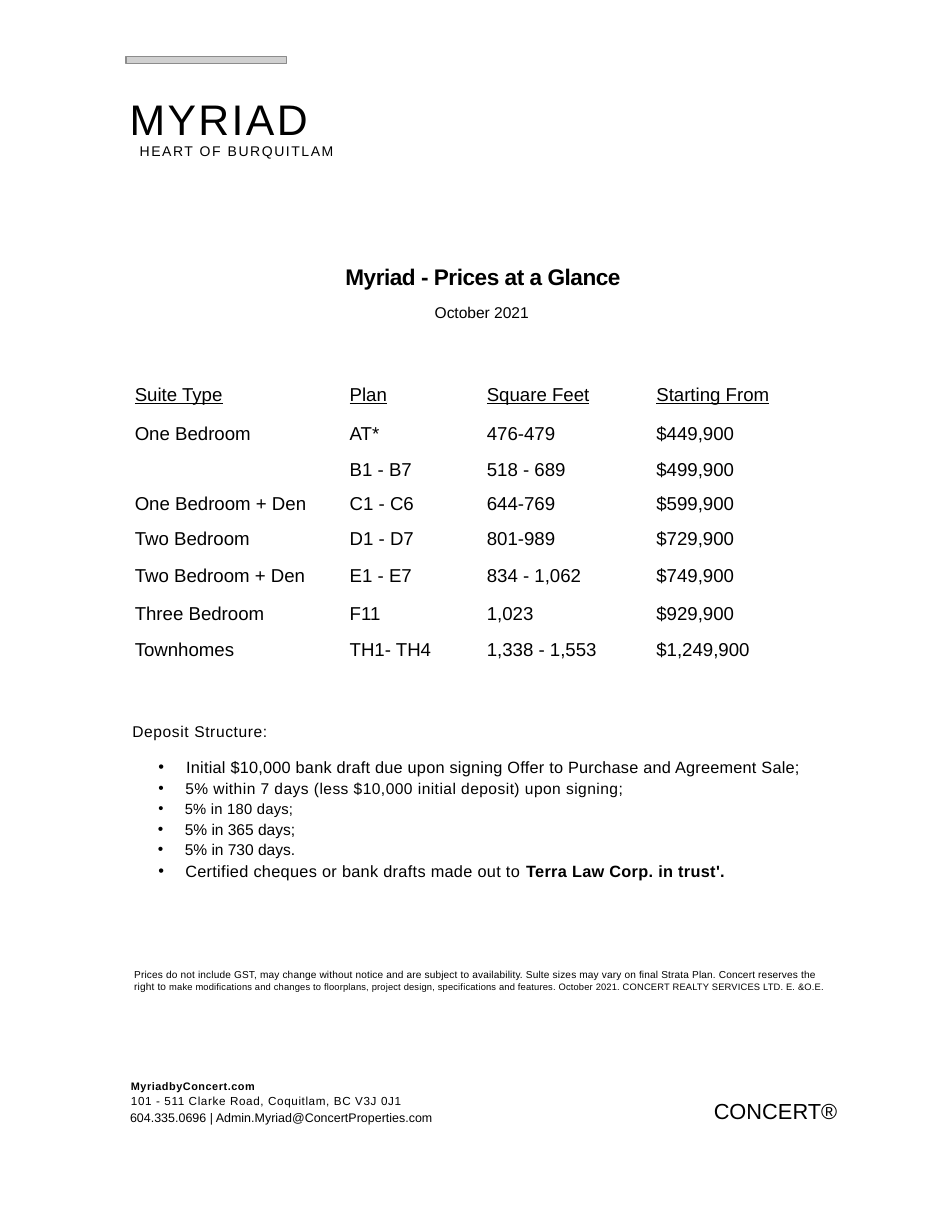
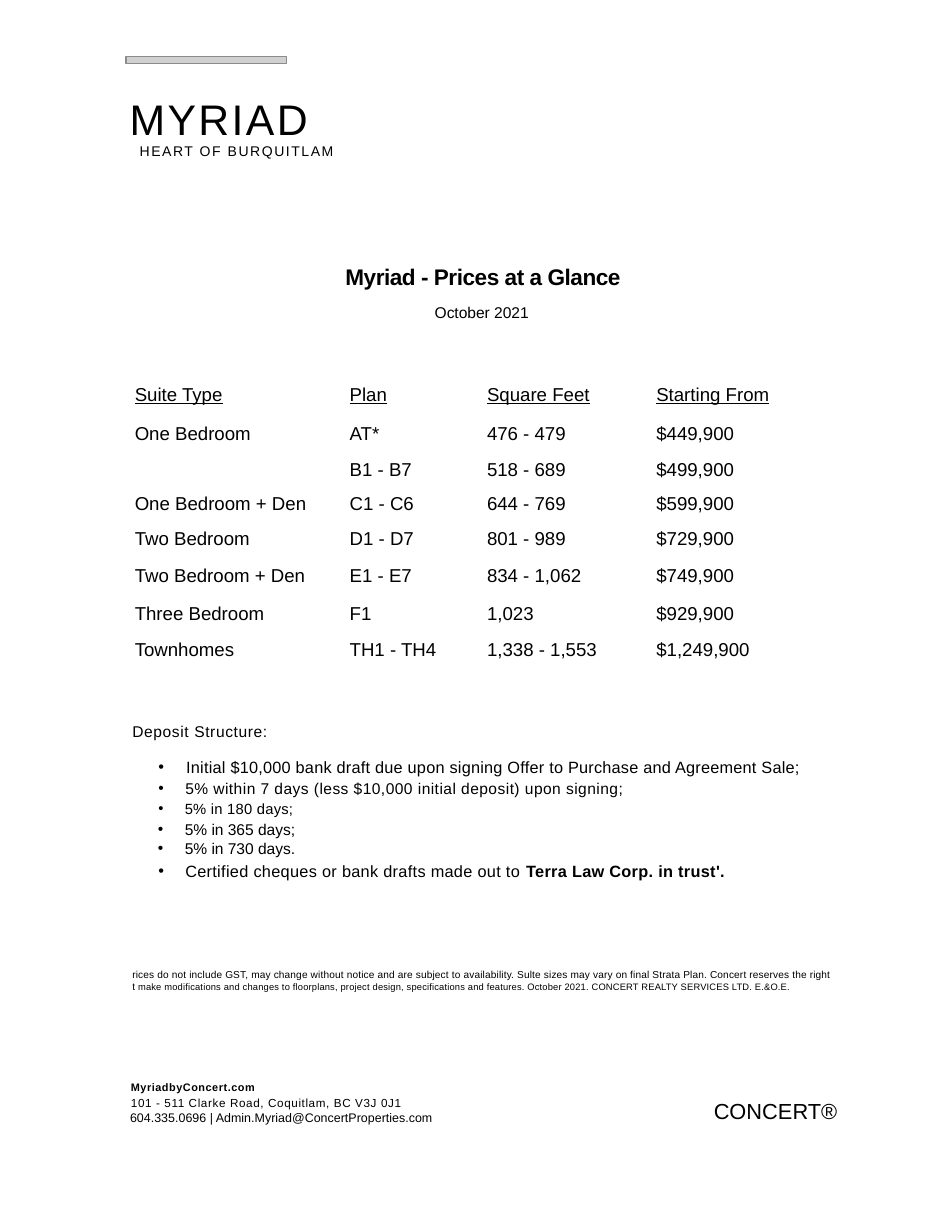
Before and after one commit to minsik-son/document-scanner, a slide deck: slide 1 of ios/Verification/office-layout/OfficeSamplePhoto.pptx. Drawn at 952x1232 pixels with LibreOffice and Linux fonts; fonts in the diff are those of the drawing; grey boxes stand for pictures; background and template pictures are left out. Boxes give left, top, right and bottom in pixels: in the first picture for what was removed or moved away, otherwise in the second. Text is boxed around its words. In the diff, an @@ line names an element or a change of style, - is before the commit and + after.

```diff
--- a/ios/Verification/office-layout/OfficeSamplePhoto.pptx
+++ b/ios/Verification/office-layout/OfficeSamplePhoto.pptx
@@ table at box(129, 375, 813, 666) @@
-row 2, column 3: 476-479
+row 2, column 3: 476 - 479
-row 4, column 3: 644-769
+row 4, column 3: 644 - 769
-row 5, column 3: 801-989
+row 5, column 3: 801 - 989
-row 7, column 2: F11
+row 7, column 2: F1
-row 8, column 2: TH1- TH4
+row 8, column 2: TH1 - TH4
@@ text at box(132, 971, 830, 992): text changed @@
-Prices do not include GST, may change without notice and are subject to availability. Sulte sizes may vary on final Strata Plan. Concert reserves the right to make modifications and changes to floorplans, project design, specifications and features. October 2021. CONCERT REALTY SERVICES LTD. E. &O.E.
+rices do not include GST, may change without notice and are subject to availability. Sulte sizes may vary on final Strata Plan. Concert reserves the right t make modifications and changes to floorplans, project design, specifications and features. October 2021. CONCERT REALTY SERVICES LTD. E.&O.E.
@@ text "MyriadbyConcert.com 101 - 511 Clarke ..." at box(131, 1083, 401, 1110): line spacing 9.8pt to 10.4pt @@
```
Also in this commit, not shown: 19 other files.
